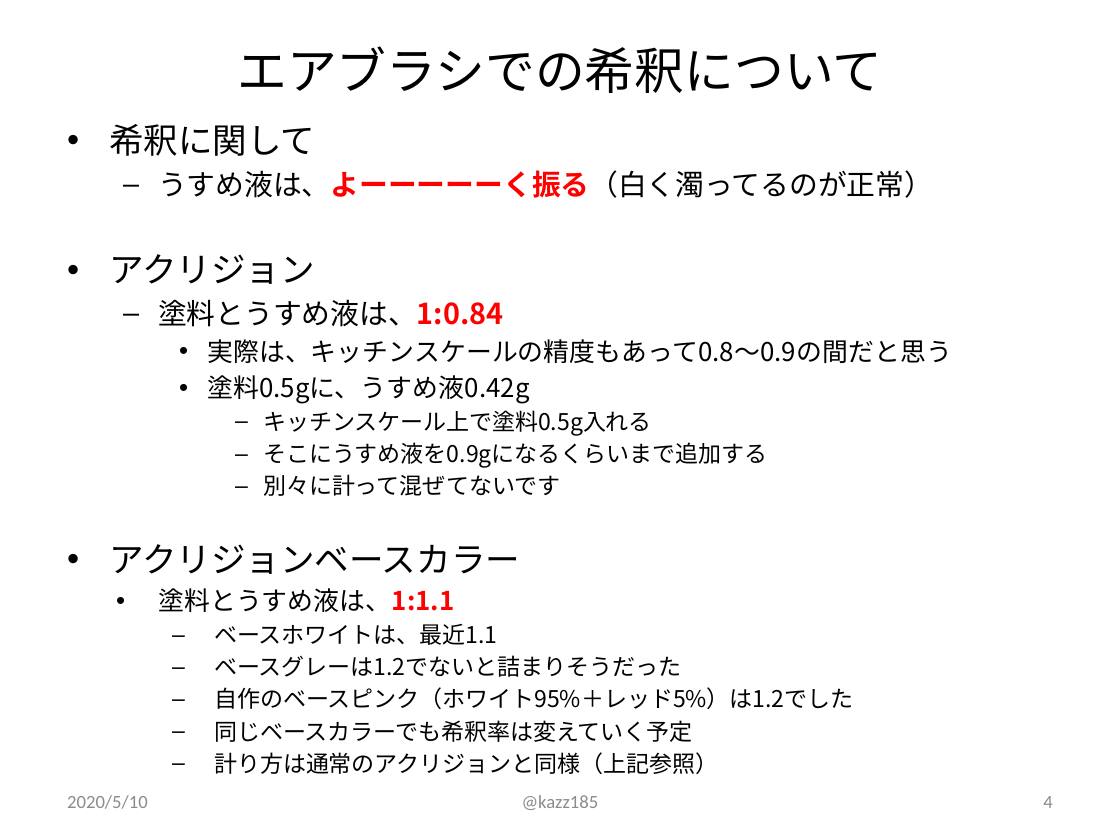
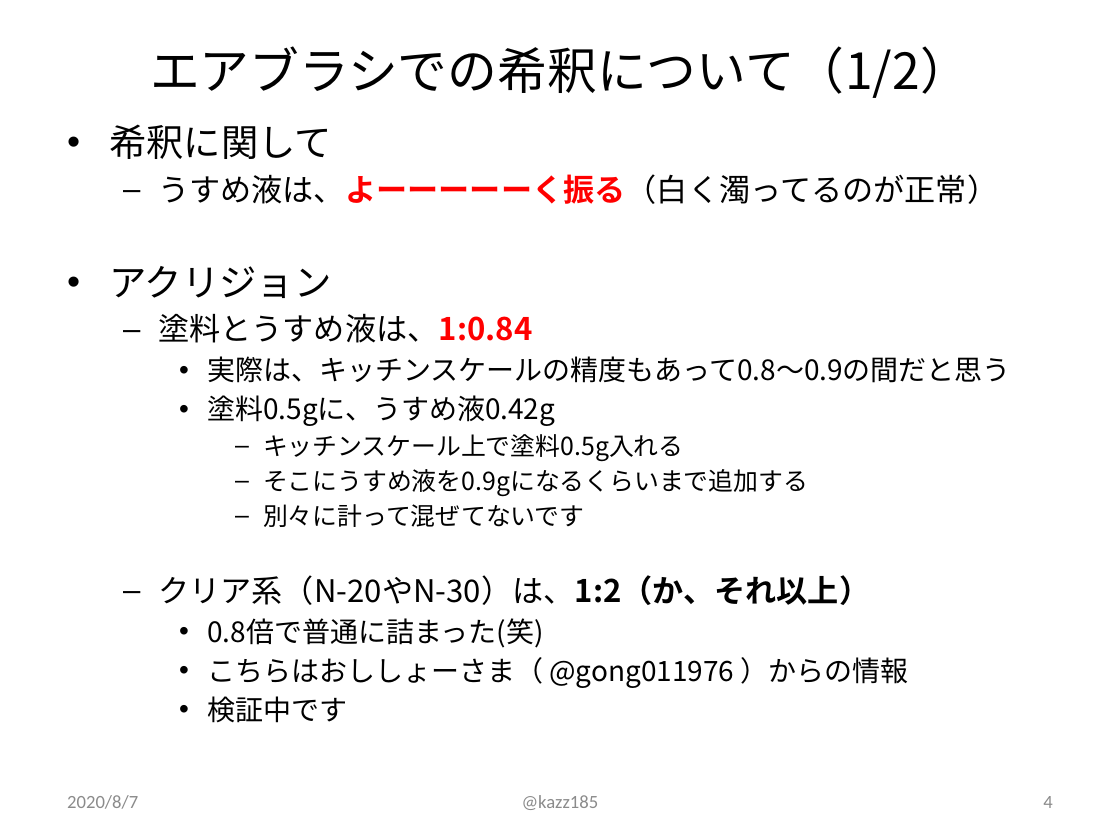
Before and after one commit to kazz185/ACRYSION-note, a slide deck: slide 4 of ACRYSIONwithAirbrush.pptx. Drawn at 1120x840 pixels with LibreOffice and Linux fonts; fonts in the diff are those of the drawing. Boxes give left, top, right and bottom in pixels: in the first picture for what was removed or moved away, otherwise in the second. Text is boxed around its words. In the diff, an @@ line names an element or a change of style, - is before the commit and + after.

Commit message:
8/7
日本語版バージョンアップ
英語版新規作成

```diff
--- a/ACRYSIONwithAirbrush.pptx
+++ b/ACRYSIONwithAirbrush.pptx
@@ title at box(150, 46, 970, 98): text changed @@
-エアブラシでの希釈について
+エアブラシでの希釈について（1/2）
@@ text at box(109, 124, 1011, 527): size 22.2 to 24 pt in "希釈に関して", "アクリジョン"; size 18.5 to 20 pt in "うすめ液は、よーーーーーく振る（白く濁ってるのが正常）", "塗料とうすめ液は、1:0.84"; size 16.6 to 18 pt in "実際は、キッチンスケールの精度もあって0.8～0.9の間だと思う", "塗料0.5gに、うすめ液0.42g"; size 14.8 to 16 pt in "キッチンスケール上で塗料0.5g入れる", "そこにうすめ液を0.9gになるくらいまで追加する", "別々に計って混ぜてないです" @@
@@ text at box(158, 575, 909, 723): text changed; size 14.8 to 18 pt @@
-• アクリジョンベースカラー
-    • 塗料とうすめ液は、1:1.1
-      – ベースホワイトは、最近1.1
-      – ベースグレーは1.2でないと詰まりそうだった
-      – 自作のベースピンク（ホワイト95%＋レッド5%）は1.2でした
-      – 同じベースカラーでも希釈率は変えていく予定
-      – 計り方は通常のアクリジョンと同様（上記参照）
+  – クリア系（N-20やN-30）は、1:2（か、それ以上）
+    • 0.8倍で普通に詰まった(笑)
+    • こちらはおししょーさま（ @gong011976 ）からの情報
+    • 検証中です
@@ text at box(67, 795, 138, 809): text changed @@
-2020/5/10
+2020/8/7
```
Also in this commit, not shown: 3 other slides changed, 2 slides added, 3 other files.
